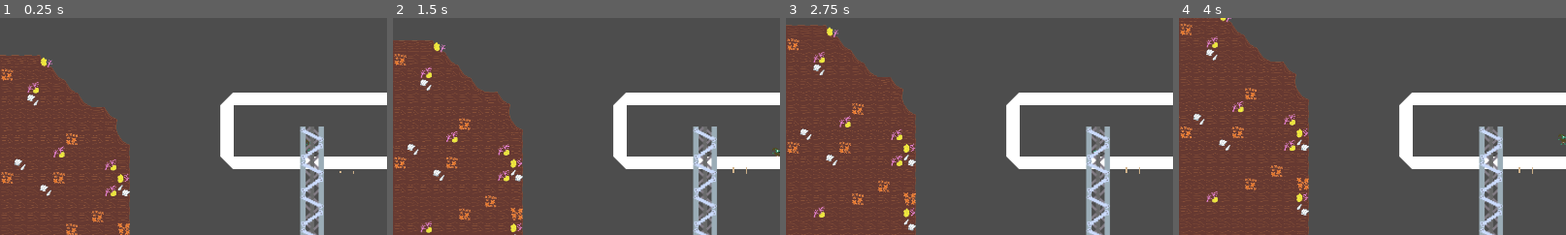
Above: before the commit, frames 1-4 (left to right).
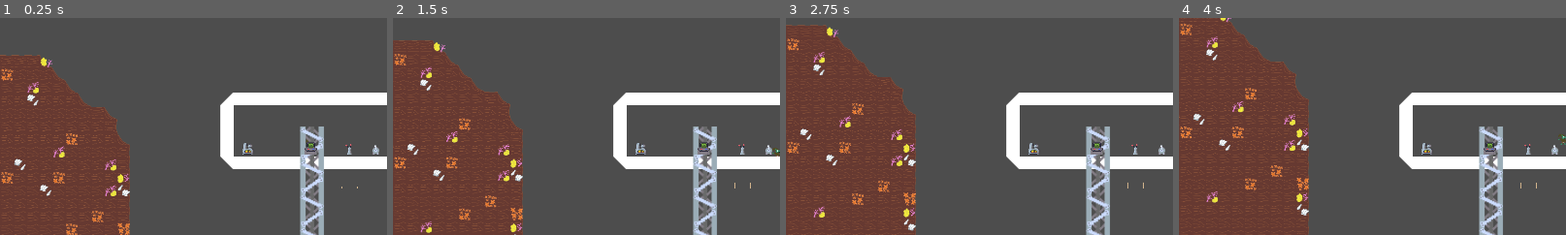
Above: after the commit, the same moments.

Repository: DSurguy/spring-2024-2d-jam
Game: Godot game, scene res://scenes/GameScene/GameScene.tscn
Same seed, same stepped clock (60 frames per second), same inputs: the game is played once before the commit and once after it. This scene is started directly instead of the project's main scene. Sound files missing from this copy of the repository are replaced by a short silence.
Inputs (mouse positions are % of the whole screen's width and height, from its top left):
- Up to frame 1 (0.25 s): no input
- Up to frame 2 (1.5 s): tap Enter (ui_accept) at 0.5, 0.77 s; move the mouse to (72, 45) at 0.52 s; hold D (move_right) from 0.53 s (still down); tap E (interact) at 0.6 s; move the mouse to (30, 55) at 1.27 s; tap Down (aim_down) at 1.35 s
- Up to frame 3 (2.75 s): tap Enter (ui_accept) at 1.52 s; tap E (interact) at 1.55, 2.3 s; move the mouse to (60, 28) at 2.02 s; release D (move_right) at 2.03 s; hold A (move_left) from 2.03 s (still down); tap Left (aim_left) at 2.1 s
- Up to frame 4 (4 s): move the mouse to (45, 70) at 2.77 s; release A (move_left) at 2.78 s; hold D (move_right) from 2.78 s (still down); tap Right (aim_right) at 2.85 s; tap Enter (ui_accept) at 3.02, 3.77 s; tap E (interact) at 3.05, 3.8 s; move the mouse to (80, 65) at 3.52 s; tap Up (aim_up) at 3.6 s
The pictures show only the part of the screen within x 10-60%, y 24-74%; the shares and areas given below are measured in that part.

The runs differ from the first frame. In frame 1, 0.4% of the frame differs, in the area x 62-98%, y 57-79%; in frame 2, 0.4%; in frame 3, 0.4%; in frame 4, 0.4%.

Commit message:
added station sprites and animations

Diff:
--- a/scenes/GameScene/Stations/Station.gd
+++ b/scenes/GameScene/Stations/Station.gd
@@ -4,11 +4,14 @@
 var submarine: Node2D
 @onready var audio: StationAudio = $StationAudio
 
+@onready var animationPlayer: AnimationPlayer = $AnimationPlayer
+
 # Called when the node enters the scene tree for the first time.
 func _ready():
 	submarine = get_parent().get_parent().get_parent()
 	if submarine.name != "Submarine":
 		print("Submarine not found for station: " + name)
+	animationPlayer.stop(true)
 
 # Called every frame. 'delta' is the elapsed time since the previous frame.
 func _process(delta):
@@ -20,10 +23,12 @@
 	active = true
 	get_parent().activate()
 	audio.play_open()
+	animationPlayer.play("active")
 	print("station active")
 
 func deactivate_station():
 	active = false
 	get_parent().deactivate()
 	audio.play_close()
+	animationPlayer.stop(true)
 	print("station inactive")
--- a/scenes/GameScene/Stations/ascend.tscn
+++ b/scenes/GameScene/Stations/ascend.tscn
@@ -1,11 +1,33 @@
-[gd_scene load_steps=4 format=3 uid="uid://dk2uw3lvlbwaq"]
+[gd_scene load_steps=7 format=3 uid="uid://dk2uw3lvlbwaq"]
 
 [ext_resource type="Script" path="res://scenes/GameScene/Stations/Ascend.gd" id="1_ongcm"]
 [ext_resource type="PackedScene" uid="uid://d3g07ric82rh7" path="res://scenes/UI/Stations/Ascend/AscendUI.tscn" id="2_a7p58"]
 [ext_resource type="PackedScene" uid="uid://dk4fm1rhxv6h" path="res://scenes/GameScene/Stations/station.tscn" id="3_8ybej"]
+[ext_resource type="Texture2D" uid="uid://ds6sos6hrmrut" path="res://assets/sprites/stations/boilerStation.png" id="4_4acw7"]
+
+[sub_resource type="Animation" id="Animation_g860w"]
+resource_name = "active"
+length = 0.8
+loop_mode = 1
+tracks/0/type = "value"
+tracks/0/imported = false
+tracks/0/enabled = true
+tracks/0/path = NodePath("Sprite2D:frame")
+tracks/0/interp = 1
+tracks/0/loop_wrap = true
+tracks/0/keys = {
+"times": PackedFloat32Array(0, 0.2, 0.4, 0.6),
+"transitions": PackedFloat32Array(1, 1, 1, 1),
+"update": 1,
+"values": [0, 1, 2, 3]
+}
+
+[sub_resource type="AnimationLibrary" id="AnimationLibrary_kn6qw"]
+_data = {
+"active": SubResource("Animation_g860w")
+}
 
 [node name="Ascend" type="Node2D"]
-position = Vector2(-164, 32)
 script = ExtResource("1_ongcm")
 
 [node name="AscendUI" parent="." instance=ExtResource("2_a7p58")]
@@ -16,3 +38,13 @@
 offset_bottom = -24.0
 
 [node name="Station" parent="." instance=ExtResource("3_8ybej")]
+
+[node name="Sprite2D" type="Sprite2D" parent="Station"]
+texture = ExtResource("4_4acw7")
+hframes = 4
+
+[node name="AnimationPlayer" type="AnimationPlayer" parent="Station"]
+libraries = {
+"": SubResource("AnimationLibrary_kn6qw")
+}
+autoplay = "active"
--- a/scenes/GameScene/Stations/helm.tscn
+++ b/scenes/GameScene/Stations/helm.tscn
@@ -1,10 +1,33 @@
-[gd_scene load_steps=6 format=3 uid="uid://cx532280ahds"]
+[gd_scene load_steps=9 format=3 uid="uid://cx532280ahds"]
 
 [ext_resource type="Script" path="res://scenes/GameScene/Stations/Helm.gd" id="1_7g6xy"]
 [ext_resource type="PackedScene" uid="uid://30roy3p4ivnh" path="res://scenes/UI/Stations/Helm/HelmUI.tscn" id="2_gjx2v"]
 [ext_resource type="PackedScene" uid="uid://dk4fm1rhxv6h" path="res://scenes/GameScene/Stations/station.tscn" id="3_htd3u"]
 [ext_resource type="PackedScene" path="res://scenes/Audio/engine.tscn" id="4_frpct"]
+[ext_resource type="Texture2D" uid="uid://dtq6ys2yqnt3v" path="res://assets/sprites/stations/throttleStation.png" id="4_jfaqh"]
 [ext_resource type="PackedScene" path="res://scenes/Audio/ButtonAudio.tscn" id="5_may6t"]
+
+[sub_resource type="Animation" id="Animation_cvpqo"]
+resource_name = "active"
+length = 0.8
+loop_mode = 1
+tracks/0/type = "value"
+tracks/0/imported = false
+tracks/0/enabled = true
+tracks/0/path = NodePath("Sprite2D:frame")
+tracks/0/interp = 1
+tracks/0/loop_wrap = true
+tracks/0/keys = {
+"times": PackedFloat32Array(0, 0.2, 0.4, 0.6),
+"transitions": PackedFloat32Array(1, 1, 1, 1),
+"update": 1,
+"values": [0, 1, 2, 3]
+}
+
+[sub_resource type="AnimationLibrary" id="AnimationLibrary_je3b4"]
+_data = {
+"active": SubResource("Animation_cvpqo")
+}
 
 [node name="Helm" type="Node2D"]
 position = Vector2(192, 32)
@@ -26,6 +49,15 @@
 
 [node name="Station" parent="." instance=ExtResource("3_htd3u")]
 
+[node name="Sprite2D" type="Sprite2D" parent="Station"]
+texture = ExtResource("4_jfaqh")
+hframes = 4
+
+[node name="AnimationPlayer" type="AnimationPlayer" parent="Station"]
+libraries = {
+"": SubResource("AnimationLibrary_je3b4")
+}
+
 [node name="Engine" parent="." instance=ExtResource("4_frpct")]
 
 [node name="ButtonAudio" parent="." instance=ExtResource("5_may6t")]
--- a/scenes/GameScene/Stations/scythe.tscn
+++ b/scenes/GameScene/Stations/scythe.tscn
@@ -1,9 +1,10 @@
-[gd_scene load_steps=9 format=3 uid="uid://bwx2jvgrx18uh"]
+[gd_scene load_steps=12 format=3 uid="uid://bwx2jvgrx18uh"]
 
 [ext_resource type="Script" path="res://scenes/GameScene/Stations/Scythe.gd" id="1_5p62b"]
 [ext_resource type="PackedScene" uid="uid://30roy3p4ivnh" path="res://scenes/UI/Stations/Helm/HelmUI.tscn" id="2_f5akm"]
 [ext_resource type="PackedScene" uid="uid://dk4fm1rhxv6h" path="res://scenes/GameScene/Stations/station.tscn" id="3_m42rt"]
 [ext_resource type="AudioStream" uid="uid://b3umyrshlcxdk" path="res://sfx/SUB_impact.ogg" id="4_d62as"]
+[ext_resource type="Texture2D" uid="uid://bf6unsmbb00xs" path="res://assets/sprites/stations/computerStation.png" id="5_eas85"]
 [ext_resource type="Texture2D" uid="uid://c0is2eejah3cu" path="res://assets/sprites/sawScythe-Sheet.png" id="5_k8yx2"]
 
 [sub_resource type="RectangleShape2D" id="RectangleShape2D_54cjv"]
@@ -29,6 +30,28 @@
 [sub_resource type="AnimationLibrary" id="AnimationLibrary_fbekc"]
 _data = {
 "idle": SubResource("Animation_16yhk")
+}
+
+[sub_resource type="Animation" id="Animation_42wro"]
+resource_name = "active"
+length = 0.8
+loop_mode = 1
+tracks/0/type = "value"
+tracks/0/imported = false
+tracks/0/enabled = true
+tracks/0/path = NodePath("Sprite2D:frame")
+tracks/0/interp = 1
+tracks/0/loop_wrap = true
+tracks/0/keys = {
+"times": PackedFloat32Array(0, 0.2, 0.4, 0.6),
+"transitions": PackedFloat32Array(1, 1, 1, 1),
+"update": 1,
+"values": [0, 1, 2, 3]
+}
+
+[sub_resource type="AnimationLibrary" id="AnimationLibrary_i580a"]
+_data = {
+"active": SubResource("Animation_42wro")
 }
 
 [node name="Scythe" type="Node2D"]
@@ -96,6 +119,16 @@
 [node name="Station" parent="." instance=ExtResource("3_m42rt")]
 position = Vector2(0, 32)
 
+[node name="Sprite2D" type="Sprite2D" parent="Station"]
+z_index = 3
+texture = ExtResource("5_eas85")
+hframes = 4
+
+[node name="AnimationPlayer" type="AnimationPlayer" parent="Station"]
+libraries = {
+"": SubResource("AnimationLibrary_i580a")
+}
+
 [node name="AudioStreamPlayer" type="AudioStreamPlayer" parent="."]
 stream = ExtResource("4_d62as")
 bus = &"Sfx"
--- a/scenes/GameScene/Stations/trawl.tscn
+++ b/scenes/GameScene/Stations/trawl.tscn
@@ -1,16 +1,39 @@
-[gd_scene load_steps=5 format=3 uid="uid://dhpkwwwvwguk5"]
+[gd_scene load_steps=8 format=3 uid="uid://cujvb0ohpkmt5"]
 
 [ext_resource type="Script" path="res://scenes/GameScene/Stations/Trawl.gd" id="1_s2uc2"]
 [ext_resource type="PackedScene" uid="uid://dk4fm1rhxv6h" path="res://scenes/GameScene/Stations/station.tscn" id="2_c5vwa"]
 [ext_resource type="PackedScene" uid="uid://by0wrcdaaqjrh" path="res://scenes/UI/Stations/Trawl/TrawlUI.tscn" id="3_0ba2o"]
+[ext_resource type="Texture2D" uid="uid://koxswugnyuwn" path="res://assets/sprites/stations/twinstickStation.png" id="4_4nadc"]
 
 [sub_resource type="CircleShape2D" id="CircleShape2D_2r6xj"]
+
+[sub_resource type="Animation" id="Animation_e5rbk"]
+resource_name = "active"
+length = 0.8
+loop_mode = 1
+tracks/0/type = "value"
+tracks/0/imported = false
+tracks/0/enabled = true
+tracks/0/path = NodePath("Station/Sprite2D:frame")
+tracks/0/interp = 1
+tracks/0/loop_wrap = true
+tracks/0/keys = {
+"times": PackedFloat32Array(0, 0.2, 0.4, 0.6),
+"transitions": PackedFloat32Array(1, 1, 1, 1),
+"update": 1,
+"values": [0, 1, 2, 3]
+}
+
+[sub_resource type="AnimationLibrary" id="AnimationLibrary_scs1s"]
+_data = {
+"active": SubResource("Animation_e5rbk")
+}
 
 [node name="Trawl" type="Node2D"]
 script = ExtResource("1_s2uc2")
 
 [node name="AnchorLeft" type="RigidBody2D" parent="."]
-position = Vector2(83, 91)
+position = Vector2(-20, 100)
 gravity_scale = 0.0
 
 [node name="CollisionShape2D" type="CollisionShape2D" parent="AnchorLeft"]
@@ -18,7 +41,7 @@
 debug_color = Color(0, 0, 0, 0.42)
 
 [node name="AnchorRight" type="RigidBody2D" parent="."]
-position = Vector2(115, 92)
+position = Vector2(20, 100)
 gravity_scale = 0.0
 
 [node name="CollisionShape2D" type="CollisionShape2D" parent="AnchorRight"]
@@ -33,7 +56,17 @@
 polygon = PackedVector2Array(0, 0, 0, 0, 0, 0, 0, 0, 0, 0, 0, 0)
 
 [node name="Station" parent="." instance=ExtResource("2_c5vwa")]
-position = Vector2(96, 32)
+
+[node name="Sprite2D" type="Sprite2D" parent="Station"]
+texture = ExtResource("4_4nadc")
+hframes = 4
+
+[node name="AnimationPlayer" type="AnimationPlayer" parent="Station"]
+root_node = NodePath("../..")
+libraries = {
+"": SubResource("AnimationLibrary_scs1s")
+}
+autoplay = "active"
 
 [node name="Collection" type="Node2D" parent="."]
 
@@ -43,10 +76,10 @@
 anchor_left = 0.5
 anchor_top = 1.0
 anchor_right = 0.5
-offset_left = 64.0
-offset_top = -23.0
-offset_right = 128.0
-offset_bottom = 9.0
+offset_left = -32.0
+offset_top = -10.0
+offset_right = 32.0
+offset_bottom = 22.0
 grow_vertical = 0
 
 [connection signal="area_entered" from="Net" to="." method="_on_net_area_entered"]
--- a/scenes/GameScene/submarine.tscn
+++ b/scenes/GameScene/submarine.tscn
@@ -51,7 +51,7 @@
 [node name="Scythe" parent="Stations" instance=ExtResource("6_8gp6i")]
 
 [node name="Trawl" parent="Stations" instance=ExtResource("10_7jlvt")]
-position = Vector2(-10, 2)
+position = Vector2(96, 32)
 
 [node name="SubBonkAudio" parent="." instance=ExtResource("11_yt1va")]
 
Binary file added: assets/sprites/stations/boilerStation.png
Not shown, added: assets/sprites/stations/boilerStation.png.import
Binary file added: assets/sprites/stations/computerStation.png
Not shown, added: assets/sprites/stations/computerStation.png.import
Binary file added: assets/sprites/stations/throttleStation.png
Not shown, added: assets/sprites/stations/throttleStation.png.import
Binary file added: assets/sprites/stations/twinstickStation.png
Not shown, added: assets/sprites/stations/twinstickStation.png.import
Not shown: 1 places in scenes/GameScene/submarine.tscn that only renumber resources
